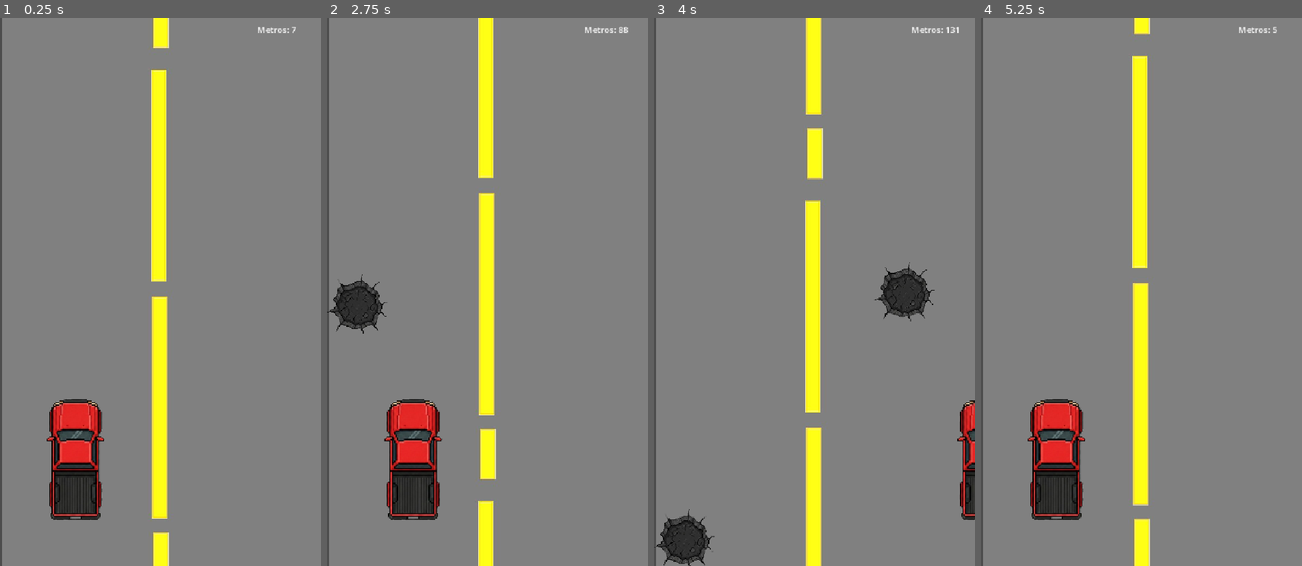
Above: before the commit, frames 1-4 (left to right).
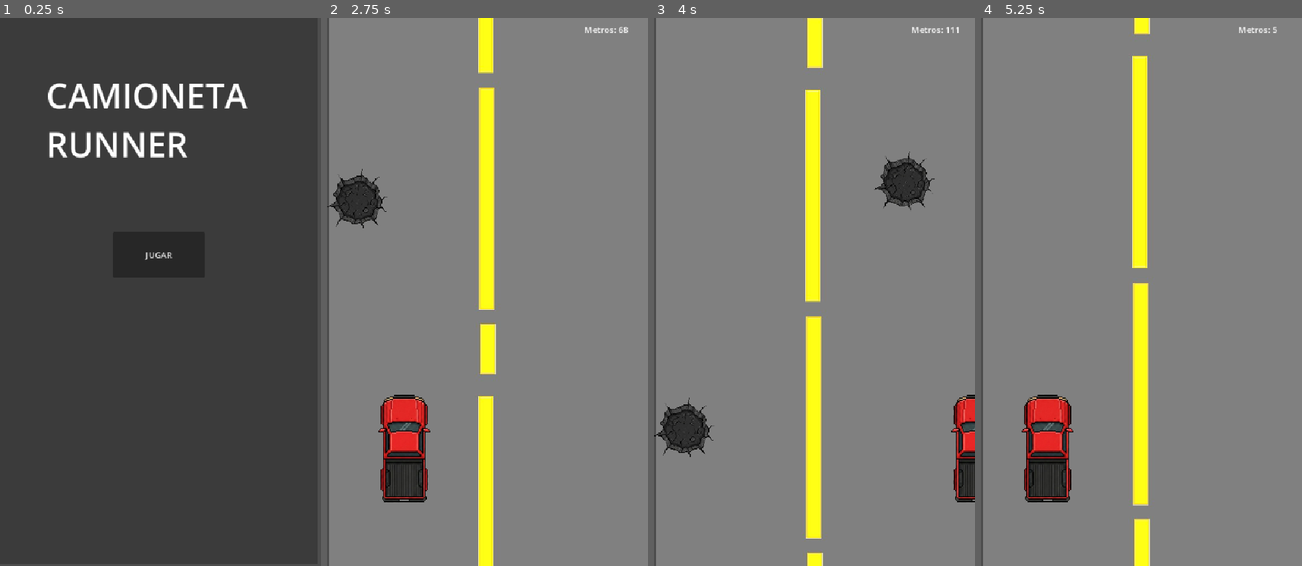
Above: after the commit, the same moments.

Repository: Alexder14/godot-camioneta-runner
Game: Godot game, scene res://menu.tscn
Same seed, same stepped clock (60 frames per second), same inputs: the game is played once before the commit and once after it. Before the commit the project starts from res://mundo2.tscn.
Inputs (mouse positions are in pixels of both pictures, inside the frame that each line leads up to):
- Up to frame 1 (0.25 s): no input
- Up to frame 2 (2.75 s): click (487, 253) at 0.5 s, where only the run after the commit has a clickable "JUGAR"; hold Right (ui_right) 1.28-2.03 s; hold Left (ui_left) from 2.03 s (still down)
- Up to frame 3 (4 s): release Left (ui_left) at 2.78 s; hold Right (ui_right) from 2.78 s (still down)
- Up to frame 4 (5.25 s): release Right (ui_right) at 4.28 s; hold Left (ui_left) 4.28-5 s; click "REINTENTAR" at 5 s

The runs differ from the first frame. In frame 1, 98% of the frame differs, in the area x 0-100%, y 0-100%; in frame 2, 7.0%; in frame 3, 7.3%; in frame 4, 3.1%.

Commit message:
Día 8 Completado: Menú principal funcional y flujo de escenas

Diff:
--- /dev/null
+++ b/menu.gd
@@ -0,0 +1,6 @@
+extends Control
+
+func _on_boton_jugar_pressed():
+	# IMPORTANTE: Aquí debes poner el nombre EXACTO de tu escena de juego.
+	# Puede ser "Mundo.tscn" o "Mundo_2.tscn". Revisa tus archivos.
+	get_tree().change_scene_to_file("res://mundo2.tscn")
--- /dev/null
+++ b/menu.tscn
@@ -0,0 +1,44 @@
+[gd_scene load_steps=3 format=3 uid="uid://dosxsomp1o7t1"]
+
+[ext_resource type="Script" uid="uid://disgkh35h5qfy" path="res://menu.gd" id="1_lti8b"]
+
+[sub_resource type="LabelSettings" id="LabelSettings_ouk20"]
+font_size = 64
+
+[node name="Menu" type="Control"]
+layout_mode = 3
+anchors_preset = 15
+anchor_right = 1.0
+anchor_bottom = 1.0
+grow_horizontal = 2
+grow_vertical = 2
+script = ExtResource("1_lti8b")
+
+[node name="ColorRect" type="ColorRect" parent="."]
+layout_mode = 0
+offset_right = 594.0
+offset_bottom = 1021.0
+color = Color(0.23, 0.23, 0.23, 1)
+
+[node name="Label" type="Label" parent="."]
+layout_mode = 1
+anchors_preset = -1
+anchor_top = 0.011000001
+anchor_bottom = 0.011000001
+offset_left = 86.0
+offset_top = 88.736
+offset_right = 479.0
+offset_bottom = 267.736
+text = "CAMIONETA
+RUNNER"
+label_settings = SubResource("LabelSettings_ouk20")
+
+[node name="BotonJugar" type="Button" parent="."]
+layout_mode = 0
+offset_left = 211.0
+offset_top = 400.0
+offset_right = 383.0
+offset_bottom = 485.0
+text = "JUGAR"
+
+[connection signal="pressed" from="BotonJugar" to="." method="_on_boton_jugar_pressed"]
--- a/mundo2.tscn
+++ b/mundo2.tscn
@@ -9,7 +9,7 @@
 [ext_resource type="AudioStream" uid="uid://dnv4m61njv6ud" path="res://impact.mp3" id="7_54eo1"]
 
 [sub_resource type="RectangleShape2D" id="RectangleShape2D_vhn5n"]
-size = Vector2(95.5, 225.64063)
+size = Vector2(84.75, 202.82031)
 
 [node name="Mundo" type="Node2D"]
 script = ExtResource("1_jcb7u")
@@ -29,12 +29,12 @@
 script = ExtResource("1_q0qo4")
 
 [node name="Sprite2D" type="Sprite2D" parent="Jugador"]
-position = Vector2(140.99998, 825)
-scale = Vector2(0.65725005, 0.7200781)
+position = Vector2(124.34375, 804.49023)
+scale = Vector2(0.5906251, 0.638039)
 texture = ExtResource("5_jcb7u")
 
 [node name="CollisionShape2D" type="CollisionShape2D" parent="Jugador"]
-position = Vector2(140, 821)
+position = Vector2(124.625, 801.58984)
 shape = SubResource("RectangleShape2D_vhn5n")
 
 [node name="Timer" type="Timer" parent="."]
--- a/project.godot
+++ b/project.godot
@@ -11,7 +11,7 @@
 [application]
 
 config/name="Camioneta2"
-run/main_scene="uid://b2rrcc82jvx4k"
+run/main_scene="uid://dosxsomp1o7t1"
 config/features=PackedStringArray("4.5", "Mobile")
 config/icon="res://icon.svg"
 
Not shown, added: menu.gd.uid
